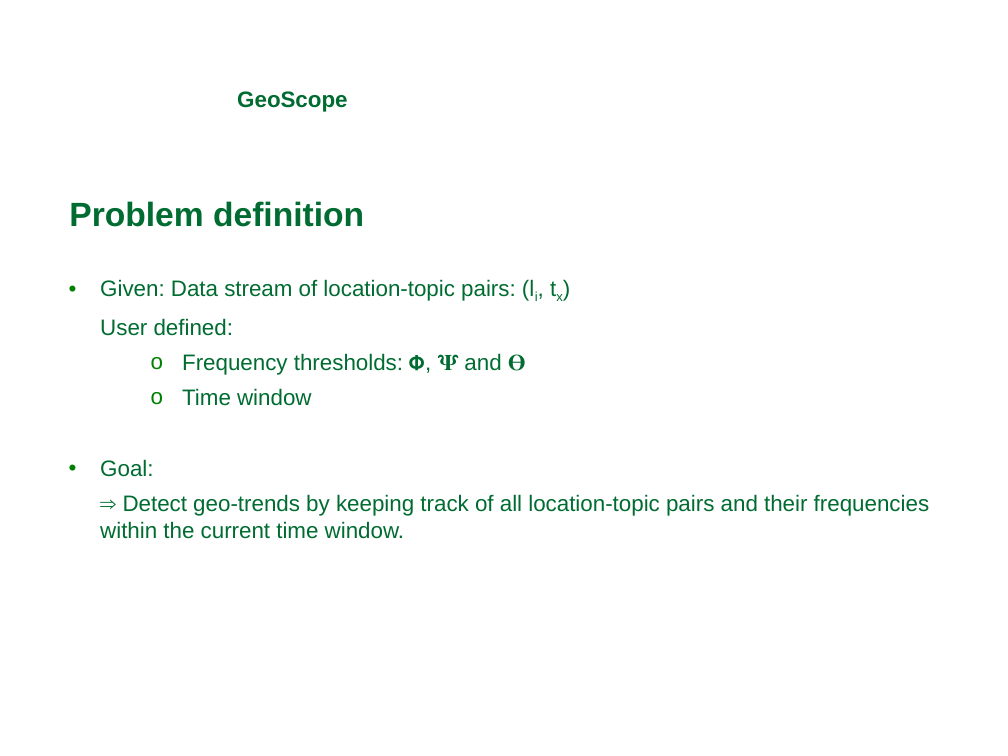
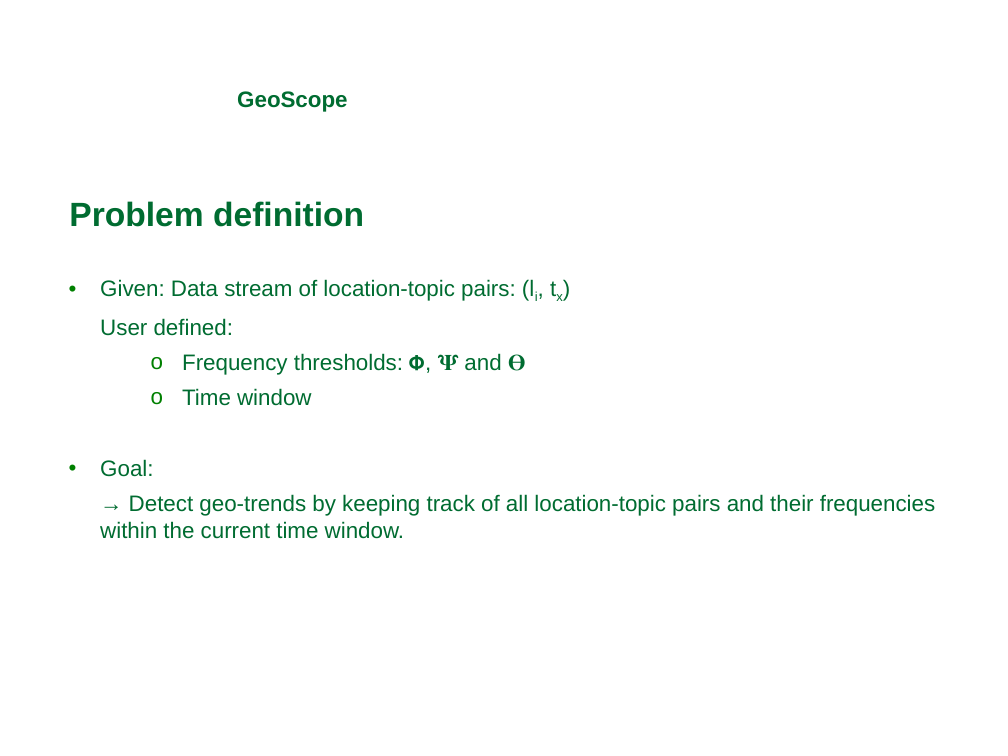
Before and after one commit to michaelprummer/datascience, a slide deck: slide 9 of GeoScope/DataScience1.ppt. Drawn at 1008x756 pixels with LibreOffice and Linux fonts; fonts in the diff are those of the drawing; background and template pictures are left out. Boxes give left, top, right and bottom in pixels: in the first picture for what was removed or moved away, otherwise in the second. Text is boxed around its words. In the diff, an @@ line names an element or a change of style, - is before the commit and + after.

```diff
--- a/GeoScope/DataScience1.ppt
+++ b/GeoScope/DataScience1.ppt
@@ text at bbox=[100, 494, 935, 539]: text changed @@
-⇒ Detect geo-trends by keeping track of all location-topic pairs and their frequencies within the current time window.
+→ Detect geo-trends by keeping track of all location-topic pairs and their frequencies within the current time window.
```
Also in this commit, not shown: 6 other slides changed, 8 slides added, 1 slide removed.
